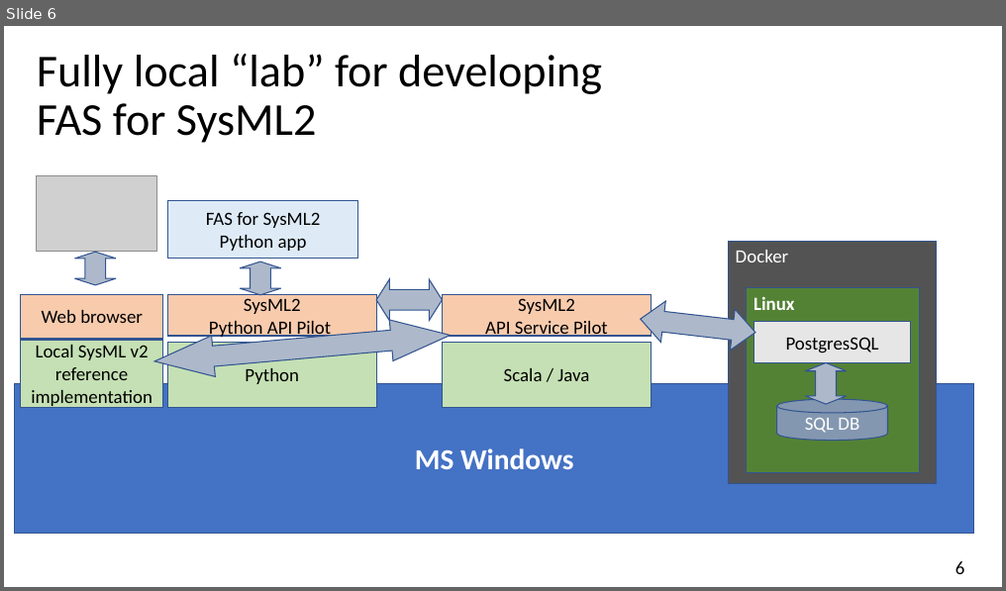
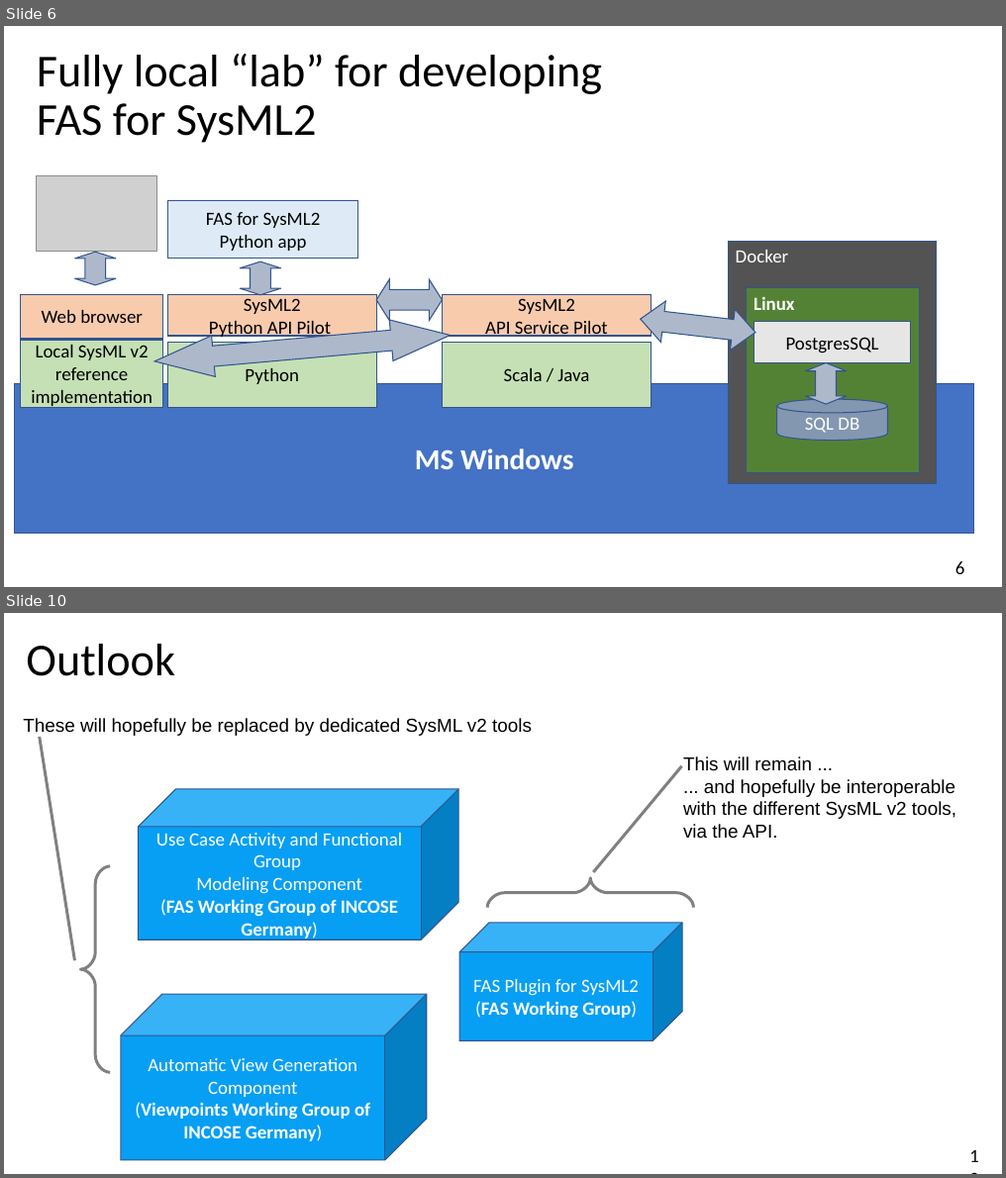
Before and after one commit to GfSE/fas4sysmlv2, a slide deck: doc/tech-docs/sysmlv2-pilot/fas4sysmlv2.odp. Shown one above the other, each under a label of ours: slide 6 before the commit, slides 6 and 10 after it; the slides between them are not shown. The pictures are 1006x591 and 1006x1178 pixels, drawn with LibreOffice and Linux fonts; fonts in the diff are those of the drawing; grey boxes stand for pictures. Boxes give left, top, right and bottom in pixels: in the first picture for what was removed or moved away, otherwise in the second. Text is boxed around its words. In the diff, an @@ line names an element or a change of style, - is before the commit and + after.

```diff
--- a/doc/tech-docs/sysmlv2-pilot/fas4sysmlv2.odp
+++ b/doc/tech-docs/sysmlv2-pilot/fas4sysmlv2.odp
@@ slide 10 added at (4,613,1002,1174), background #FFFFFF @@
@@ title added at (26,644,175,676), 44 pt, text #000000 @@
+Outlook
@@ text added at (23,718,532,736), 18 pt, text #000000 @@
+These will hopefully be replaced by dedicated SysML v2 tools
@@ line added from (40, 737) to (74, 961), #808080 2.83 pt @@
@@ text added at (683,757,956,839), 18 pt, text #000000 @@
+This will remain ...
+... and hopefully be interoperable
+with the different SysML v2 tools,
+via the API.
@@ cube added at (138,789,458,940), fill #069FF4, outline #325490 0.99 pt, 18 pt, text #FFFFFF @@
+Use Case Activity and Functional Group
+Modeling Component
+(FAS Working Group of INCOSE Germany)
@@ line added from (682, 766) to (593, 872), #808080 2.83 pt @@
@@ freeform shape added at (80,866,110,1073), outline #808080 2.83 pt @@
@@ freeform shape added at (487,878,694,908), outline #808080 2.83 pt @@
@@ cube added at (460,923,683,1042), fill #069FF4, outline #325490 0.99 pt, 18 pt, text #FFFFFF @@
+FAS Plugin for SysML2
+(FAS Working Group)
@@ cube added at (121,994,427,1160), fill #069FF4, outline #325490 0.99 pt, 18 pt, text #FFFFFF, bold @@
+Automatic View Generation Component
+(Viewpoints Working Group of INCOSE Germany)
@@ page number added at (963,1141,977,1154), 18 pt, text #000000 @@
+10
```
Also in this commit, not shown: 4 slides changed, 1 other slide added, 1 other file.
